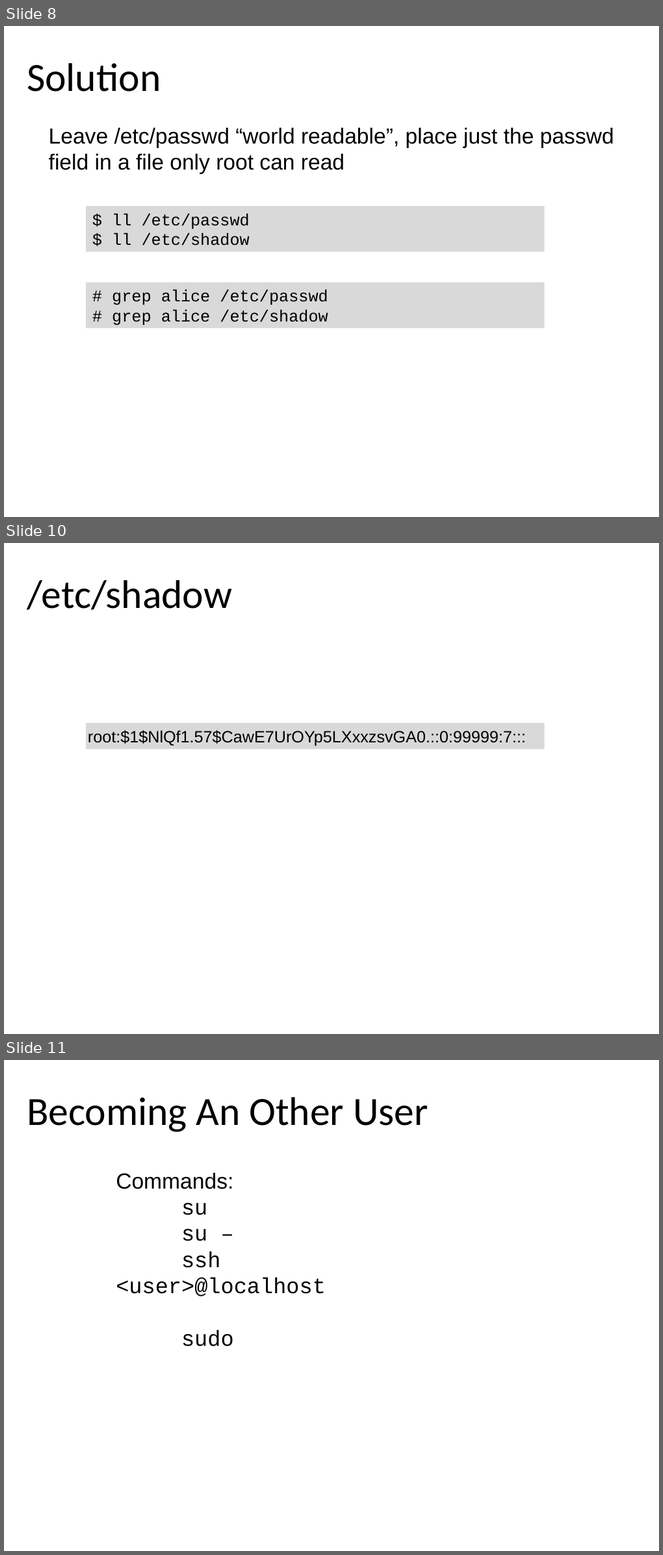
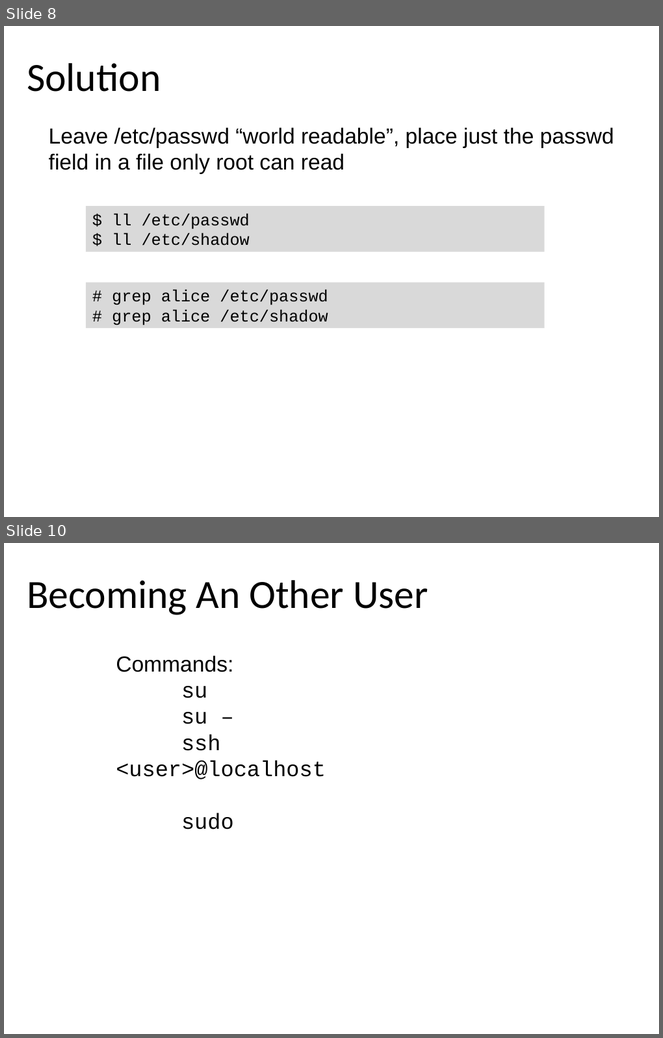
Before and after one commit to profjamesmohawk/LinAdmin, a slide deck: UsersAndGroups/UsersAndGroups.odp. Shown one above the other, each under a label of ours: slides 8, 10 and 11 before the commit, slides 8 and 10 after it; the slides between them are not shown. The pictures are 663x1555 and 663x1038 pixels, drawn with LibreOffice and Linux fonts; fonts in the diff are those of the drawing; background and template pictures are left out. Boxes give left, top, right and bottom in pixels: in the first picture for what was removed or moved away, otherwise in the second. Text is boxed around its words. In the diff, an @@ line names an element or a change of style, - is before the commit and + after.

```diff
--- a/UsersAndGroups/UsersAndGroups.odp
+++ b/UsersAndGroups/UsersAndGroups.odp
@@ slide 10 removed at box(4, 543, 659, 1034), background #FFFFFF @@
@@ title removed at box(27, 580, 232, 610) @@
-/etc/shadow
@@ rectangle removed at box(86, 723, 545, 750) @@
@@ text removed at box(88, 730, 526, 746) @@
-root:$1$NlQf1.57$CawE7UrOYp5LXxxzsvGA0.::0:99999:7:::
@@ what was slide 11 is now slide 10 @@
```
Also in this commit, not shown: 2 slides changed, 5 other files.
